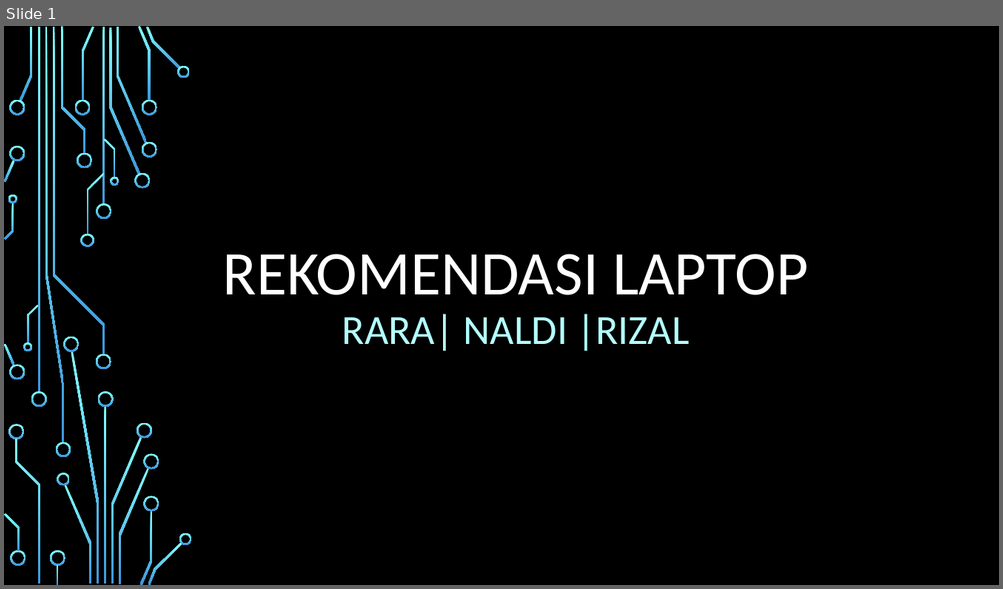
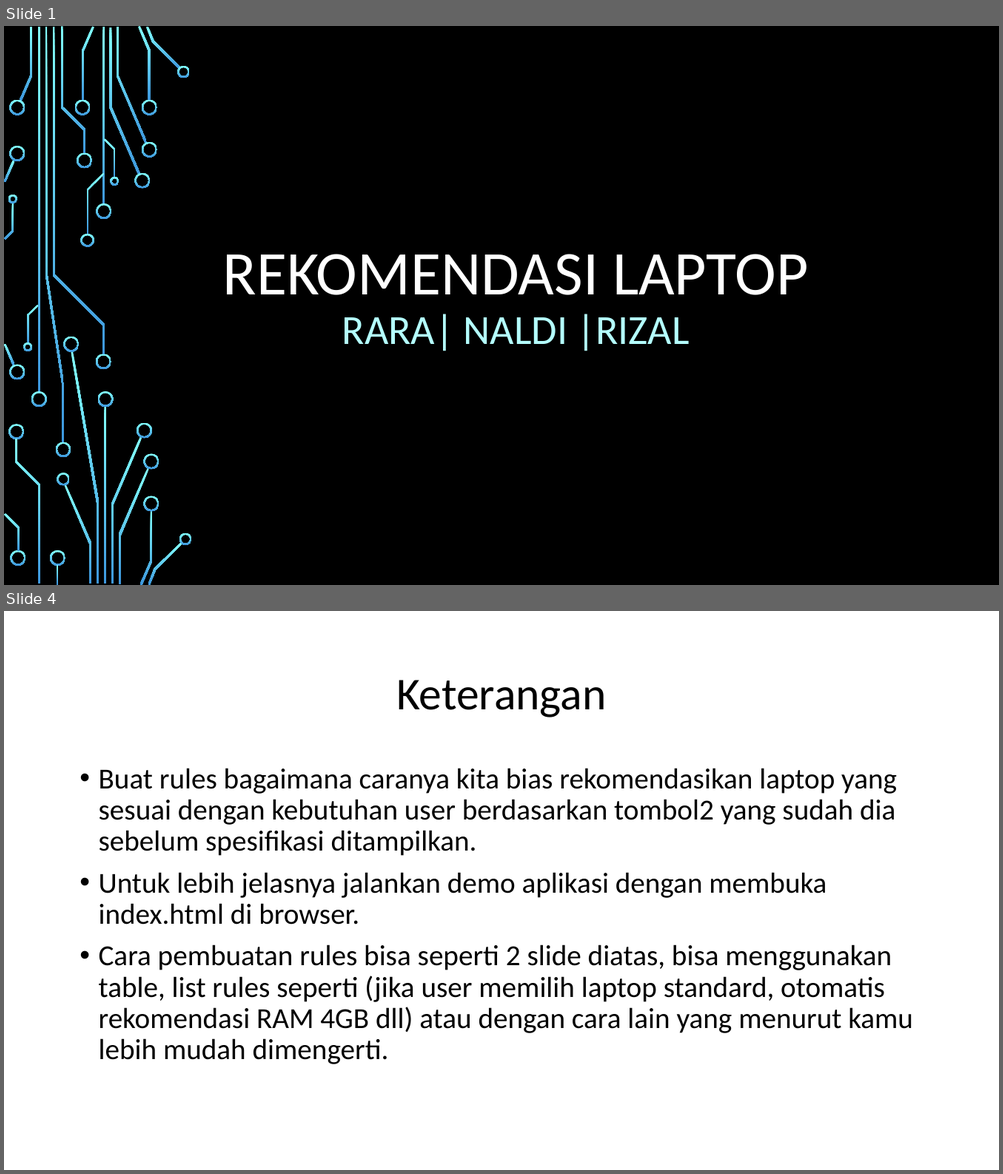
Before and after one commit to R124L-Tech/rekomendasi-laptop, a slide deck: rules/Rules.pptx. Shown one above the other, each under a label of ours: slide 1 before the commit, slides 1 and 4 after it; the slides between them are not shown. The pictures are 1003x589 and 1003x1174 pixels, drawn with LibreOffice and Linux fonts; fonts in the diff are those of the drawing; background and template pictures are left out. Boxes give left, top, right and bottom in pixels: in the first picture for what was removed or moved away, otherwise in the second. Text is boxed around its words. In the diff, an @@ line names an element or a change of style, - is before the commit and + after.

Commit message:
Rules Update

```diff
--- a/rules/Rules.pptx
+++ b/rules/Rules.pptx
@@ slide 4 added at (x1=4, y1=611, x2=999, y2=1170), background #FFFFFF @@
@@ title added at (x1=396, y1=680, x2=606, y2=718), 44 pt, text #000000 @@
+Keterangan
@@ text added at (x1=99, y1=768, x2=913, y2=1065), 28 pt, text #000000 @@
+• Buat rules bagaimana caranya kita bias rekomendasikan laptop yang sesuai dengan kebutuhan user berdasarkan tombol2 yang sudah dia sebelum spesifikasi ditampilkan.
+• Untuk lebih jelasnya jalankan demo aplikasi dengan membuka index.html di browser.
+• Cara pembuatan rules bisa seperti 2 slide diatas, bisa menggunakan table, list rules seperti (jika user memilih laptop standard, otomatis rekomendasi RAM 4GB dll) atau dengan cara lain yang menurut kamu lebih mudah dimengerti.
```
Also in this commit, not shown: 1 slide changed, 1 other slide added, 2 other files.
